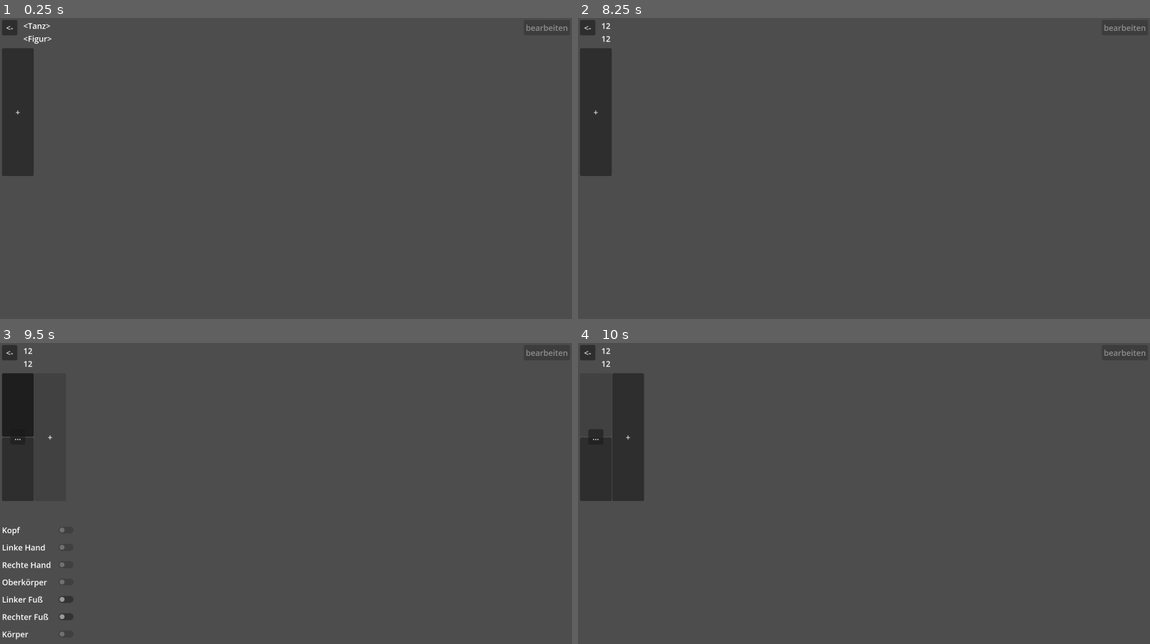
Above: before the commit, frames 1-4 (two rows, left to right).
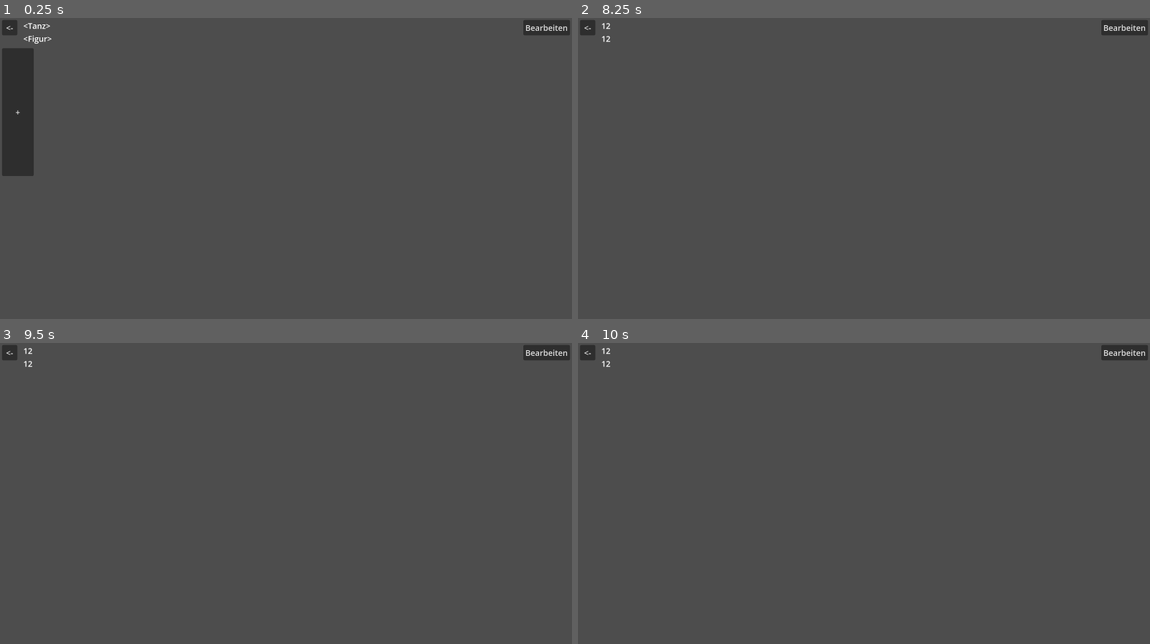
Above: after the commit, the same moments.

Repository: Calabiyaur/Dance-Notation
Game: Godot game, scene res://scene/Figure.tscn
The game is run twice, just before and just after one commit, with the same random seed, the same clock (stepped at 60 frames per second) and the same inputs. This scene is started directly instead of the project's main scene.
Inputs (mouse positions are in pixels of both pictures, inside the frame that each line leads up to):
- Up to frame 1 (0.25 s): no input
- Up to frame 2 (8.25 s): click (1127, 27) at 0.5 s, where only the run after the commit has a clickable "Bearbeiten"; click "<-" at 1.25 s; click "<-" at 2 s; click "<-" at 2.75 s; click "+" at 3.5 s; click (864, 168) at 4.27 s; type "12" at 4.35 s; click "OK" at 5 s; click "Figuren" at 5.75 s; click "+" at 6.5 s; click (864, 168) at 7.27 s; type "12" at 7.35 s; click "OK" at 8 s
- Up to frame 3 (9.5 s): click (17, 436) at 8.75 s, where only the run before the commit has a clickable "+"
- Up to frame 4 (10 s): click (595, 406) at 9.52 s

The runs differ from the first frame. In frame 1, less than 0.1% of the frame differs, in the area x 91-100%, y 0-6%; in frame 2, 2.4%; in frame 3, 3.0%; in frame 4, 3.6%, in the area x 0-100%, y 0-53%.
Error in both runs: Invalid access to property or key 'name' on a base object of type 'Nil'. (res://scene/Figure.gd:14)

Commit message:
Edit mode

Diff:
--- /dev/null
+++ b/common/State.gd
@@ -0,0 +1,4 @@
+extends Node
+
+
+var edit = false
--- a/project.godot
+++ b/project.godot
@@ -21,6 +21,7 @@
 
 [autoload]
 
+State="*uid://cjhhbuxttkdq8"
 SceneSwitcher="*res://common/SceneSwitcher.gd"
 
 [display]
--- a/scene/Figure.gd
+++ b/scene/Figure.gd
@@ -12,6 +12,16 @@
 		SceneSwitcher.switch_to("res://scene/Figures.tscn", func(scene): scene.set_dance(dance))
 	)
 	%Title.text = dance.name + "\n" + figure.name
+	%Edit.set_pressed_no_signal(State.edit)
+	%Edit.toggled.connect(func(value: bool):
+		State.edit = value
+		update_edit_state()
+	)
+	%Steps.focus_entered.connect(func():
+		var button = step_button_group.get_pressed_button()
+		if button:
+			button.set_pressed(false)
+	)
 	%Steps/Add.pressed.connect(add_new_step)
 	%Details.data_changed.connect(func():
 		var step = step_button_group.get_pressed_button()
@@ -20,10 +30,11 @@
 	)
 
 	step_button_group = ButtonGroup.new()
-	step_button_group.allow_unpress = true
 
 	for step in figure.steps:
 		add_step(step)
+
+	update_edit_state()
 
 
 func add_step(bistep: BiStep):
@@ -56,7 +67,9 @@
 
 	for s: Button in [step.get_lead(), step.get_follow()]:
 		s.button_group = step_button_group
-		s.toggled.connect(func(value: bool): %Details.set_step(s.step if value else null))
+		s.toggled.connect(func(value: bool):
+			%Details.set_step(s.step if value else null)
+		)
 
 	step.delete_pressed.connect(func():
 		%Steps.remove_child(step)
@@ -67,6 +80,17 @@
 	return step
 
 
+func update_edit_state():
+	%Edit.text = "Ansehen" if State.edit else "Bearbeiten"
+	%Steps/Add.visible = State.edit
+	for button in %Steps.get_children():
+		if button.has_method("get_more"):
+			button.get_lead().queue_redraw()
+			button.get_follow().queue_redraw()
+			button.get_more().visible = State.edit
+	%Details.set_step(%Details.step)
+
+
 func set_dance(dance: Dance):
 	self.dance = dance
 
--- a/scene/Figure.tscn
+++ b/scene/Figure.tscn
@@ -48,11 +48,12 @@
 vertical_alignment = 1
 
 [node name="Edit" type="Button" parent="MarginContainer/Header" unique_id=1182913553]
+unique_name_in_owner = true
 layout_mode = 2
 size_flags_horizontal = 8
 size_flags_vertical = 0
-disabled = true
-text = "bearbeiten"
+toggle_mode = true
+text = "Bearbeiten"
 
 [node name="VSplitContainer" type="VSplitContainer" parent="." unique_id=1676987565]
 layout_mode = 2
@@ -77,6 +78,7 @@
 layout_mode = 2
 size_flags_horizontal = 3
 size_flags_vertical = 3
+focus_mode = 2
 theme_override_constants/h_separation = 1
 theme_override_constants/v_separation = 16
 
--- a/scene/Step.gd
+++ b/scene/Step.gd
@@ -17,6 +17,13 @@
 		draw_foot(step.left_foot, true)
 	if step.right_foot:
 		draw_foot(step.right_foot, false)
+	if not step.left_foot and not step.right_foot and not State.edit:
+		draw_pause()
+
+
+func draw_pause():
+	var rect = Rect2(center - SCALE / 2, SCALE)
+	draw_rect(rect, COLOR, false, LINE_WIDTH)
 
 
 func draw_foot(foot: Foot, flip: bool):
--- a/scene/StepDetails.gd
+++ b/scene/StepDetails.gd
@@ -28,7 +28,7 @@
 
 func set_step(step: Step):
 	self.step = step
-	visible = step != null
+	visible = step != null and State.edit
 	if not step:
 		return
 
--- a/scene/StepDetails.tscn
+++ b/scene/StepDetails.tscn
@@ -130,3 +130,17 @@
 [node name="MarginContainer7" type="MarginContainer" parent="ScrollContainer/GridContainer" unique_id=692725102]
 custom_minimum_size = Vector2(0, 31)
 layout_mode = 2
+
+[node name="TempoLabel" type="Label" parent="ScrollContainer/GridContainer" unique_id=897626276]
+unique_name_in_owner = true
+layout_mode = 2
+text = "Tempo"
+
+[node name="TempoActive" type="CheckButton" parent="ScrollContainer/GridContainer" unique_id=1072127774]
+unique_name_in_owner = true
+layout_mode = 2
+disabled = true
+
+[node name="MarginContainer8" type="MarginContainer" parent="ScrollContainer/GridContainer" unique_id=188222171]
+custom_minimum_size = Vector2(0, 31)
+layout_mode = 2
Not shown, added: common/State.gd.uid
